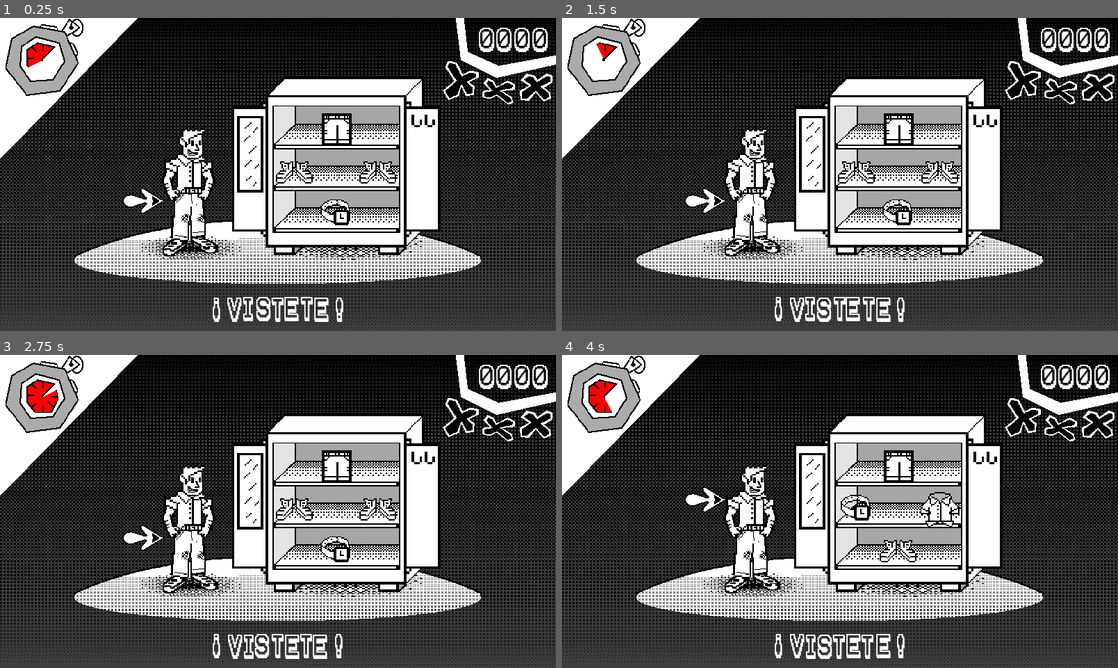
Above: before the commit, frames 1-4 (two rows, left to right).
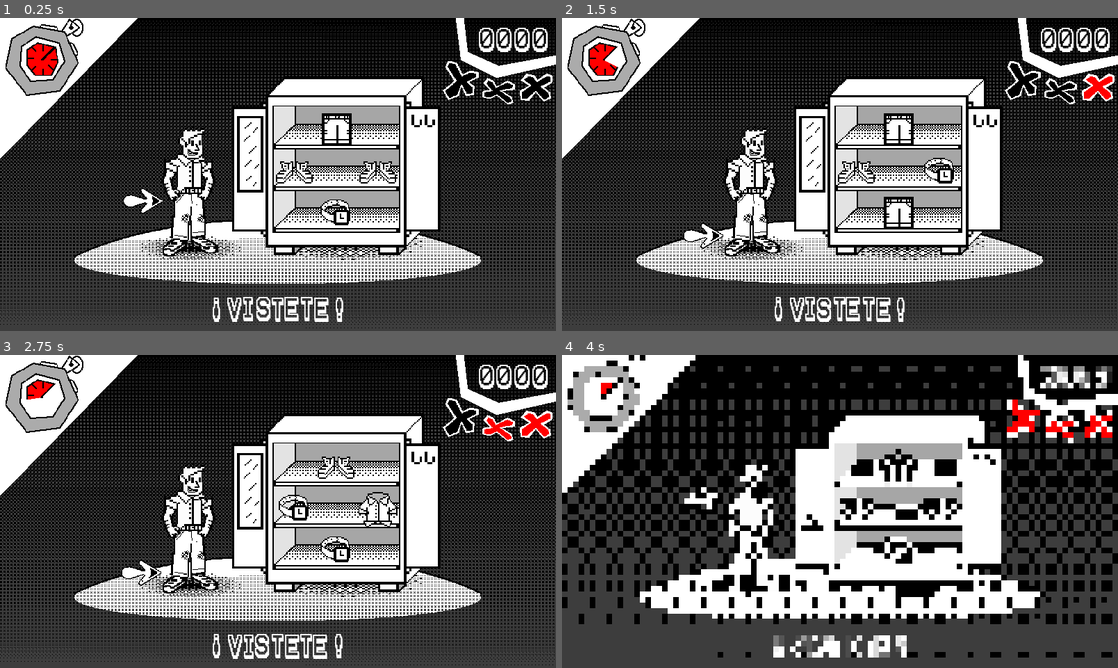
Above: after the commit, the same moments.

Repository: musiualejo/GJB24
Game: Godot game, scene res://scenes/main.tscn
Same seed, same stepped clock (60 frames per second), same inputs: the game is played once before the commit and once after it.
Inputs:
- Up to frame 1 (0.25 s): no input
- Up to frame 2 (1.5 s): hold Right (ui_right) 0.53-1.28 s; hold Down (ui_down) from 1.28 s (still down)
- Up to frame 3 (2.75 s): release Down (ui_down) at 2.03 s; hold Right (ui_right) from 2.03 s (still down)
- Up to frame 4 (4 s): release Right (ui_right) at 2.78 s; hold Up (ui_up) 2.78-3.53 s; hold Left (ui_left) from 3.53 s (still down)

The runs differ from the first frame. In frame 1, 0.3% of the frame differs, in the area x 5-11%, y 9-19%; in frame 2, 1.5%; in frame 3, 1.9%; in frame 4, 34%, in the area x 0-100%, y 0-100%.

Commit message:
Advance to next scene on failure or timer end

Diff:
--- a/scenes/main.tscn
+++ b/scenes/main.tscn
@@ -4,14 +4,15 @@
 [ext_resource type="PackedScene" uid="uid://cj6w6cfs10ii3" path="res://scenes/minijuegos/vestirse.tscn" id="1_ytgol"]
 [ext_resource type="FontFile" uid="uid://cushshrwx547c" path="res://fonts/karmaFuture.ttf" id="3_2pv2q"]
 [ext_resource type="Texture2D" uid="uid://d2pjyoi7torhj" path="res://sprites/ui/cronometro.png" id="3_mtvjr"]
+[ext_resource type="Script" path="res://scripts/reloj.gd" id="4_est3w"]
 [ext_resource type="Texture2D" uid="uid://bqglb2llgk8re" path="res://sprites/ui/progreso_cronometro.png" id="4_mvppp"]
-[ext_resource type="Script" path="res://scripts/cronometro.gd" id="5_p87lc"]
 [ext_resource type="Script" path="res://scripts/verbo.gd" id="7_l4nrt"]
 [ext_resource type="Texture2D" uid="uid://dpluvvesaufjp" path="res://sprites/ui/crosses_frame.png" id="8_642uu"]
 [ext_resource type="Texture2D" uid="uid://b5uhupt5tu2ty" path="res://sprites/ui/crosses_redpng.png" id="9_6681w"]
 
 [node name="treeRoot" type="Node2D"]
 script = ExtResource("1_3c80d")
+minigames = Array[PackedScene]([ExtResource("1_ytgol")])
 
 [node name="minijuego" parent="." instance=ExtResource("1_ytgol")]
 
@@ -31,6 +32,7 @@
 scale = Vector2(1.5, 1.5)
 texture = ExtResource("3_mtvjr")
 centered = false
+script = ExtResource("4_est3w")
 
 [node name="frame" type="Polygon2D" parent="ui/cronometro/reloj"]
 z_index = -1
@@ -42,14 +44,16 @@
 offset_top = 32.6667
 offset_right = 96.6667
 offset_bottom = 96.6667
-max_value = 300.0
-value = 150.0
+max_value = 5.0
+value = 5.0
 rounded = true
 fill_mode = 5
 texture_progress = ExtResource("4_mvppp")
 tint_progress = Color(1, 0, 0, 1)
 radial_initial_angle = 45.0
-script = ExtResource("5_p87lc")
+
+[node name="Timer" type="Timer" parent="ui/cronometro/reloj"]
+wait_time = 5.0
 
 [node name="score" type="Label" parent="ui"]
 z_index = 1
@@ -90,3 +94,5 @@
 fill_mode = 1
 texture_under = ExtResource("8_642uu")
 texture_progress = ExtResource("9_6681w")
+
+[connection signal="timeout" from="ui/cronometro/reloj/Timer" to="." method="_on_timer_timeout"]
--- a/scripts/cronometro.gd
+++ /dev/null
@@ -1,14 +0,0 @@
-extends TextureProgressBar
-
-
-# Called when the node enters the scene tree for the first time.
-func _ready():
-	pass # Replace with function body.
-
-
-# Called every frame. 'delta' is the elapsed time since the previous frame.
-func _process(_delta):
-	if (value>0):
-		value=value-main.ritmo
-	elif(value<=main.ritmo):
-		value=max_value
--- a/scripts/main.gd
+++ b/scripts/main.gd
@@ -2,31 +2,54 @@
 
 #VARIABLES
 
-var score = 0
-var vidas = 3
+var score := 0
+var vidas := 3
 
-var ritmo = 1
+var ritmo := 1
 var verbo := "espera"
+
+var current_minigame_index := 0
+@export var minigames: Array[PackedScene] = []
 
 # NODOS
 
-var nMinijuego
-var nVerbo
+@onready var lives_bar: TextureProgressBar = $ui/vidas
+@onready var nMinijuego: Vestirse = $minijuego
+@onready var nVerbo = $ui/verbo
 
 # SEÑALES
 
 
 # Called when the node enters the scene tree for the first time.
 func _ready():
+	randomize()
 	OS.set_low_processor_usage_mode ( true )
-	nMinijuego = $minijuego
-	nVerbo = $ui/verbo
+	if nMinijuego:
+		nMinijuego.FalloMinijuego.connect(_failed_minigame)
 
 
-# Called every frame. 'delta' is the elapsed time since the previous frame.
-func _process(delta):
-	pass
+func _failed_minigame():
+	lives_bar.value += lives_bar.step
+	if lives_bar.value == lives_bar.max_value:
+		get_tree().paused = true
+	_next_minigame()
+
+
+func _next_minigame():
+	nMinijuego.queue_free()
+	var new_minigame_index = (current_minigame_index + 1) % len(minigames)
+	var next_minigame = minigames[new_minigame_index]
+	var instance = next_minigame.instantiate()
+	instance.FalloMinijuego.connect(_failed_minigame)
+	add_child(instance)
+	move_child(instance, 0)
+	nMinijuego = instance
+
 
 func cargarMinijuego():
 	if nMinijuego:
 		nVerbo.actualizaVerbo()
+
+
+func _on_timer_timeout():
+	_next_minigame()
--- /dev/null
+++ b/scripts/reloj.gd
@@ -0,0 +1,17 @@
+extends Sprite2D
+
+@export var duration: int = 5
+
+@onready var progress_bar: TextureProgressBar = $tiempo
+@onready var timer: Timer = $Timer
+
+
+# Called when the node enters the scene tree for the first time.
+func _ready():
+	timer.start(duration)
+	timer.one_shot = false
+
+
+# Called every frame. 'delta' is the elapsed time since the previous frame.
+func _process(delta):
+	progress_bar.value = timer.time_left
--- a/scripts/vestirse.gd
+++ b/scripts/vestirse.gd
@@ -1,7 +1,9 @@
 extends Node2D
 
+class_name Vestirse
+
+signal Puntaje(float)
 signal FalloMinijuego()
-signal FinMinijuego()
 
 const NUMBER_OF_ITEMS := 4
 
@@ -33,6 +35,8 @@
 
 # Called every frame. 'delta' is the elapsed time since the previous frame.
 func _process(delta):
+	if len(zones_picked) == len(zones): # Game has ended
+		return
 	if Input.is_action_just_pressed("ui_left"):
 		pick_item(0)
 	elif Input.is_action_just_pressed("ui_right"):
@@ -45,18 +49,13 @@
 
 func pick_item(item_index: int):
 	if items[item_index].frame == zone_index:
-		print("Success!")
 		zones_picked.append(zone_index)
 		pick_zone()
 	else:
-		print("Failed!")
 		FalloMinijuego.emit()
 
 
 func pick_zone():
-	if len(zones_picked) == len(zones):
-		FinMinijuego.emit()
-		return
 	zone_index = get_random_zone_index()
 	while zone_index in zones_picked:
 		zone_index = get_random_zone_index()
